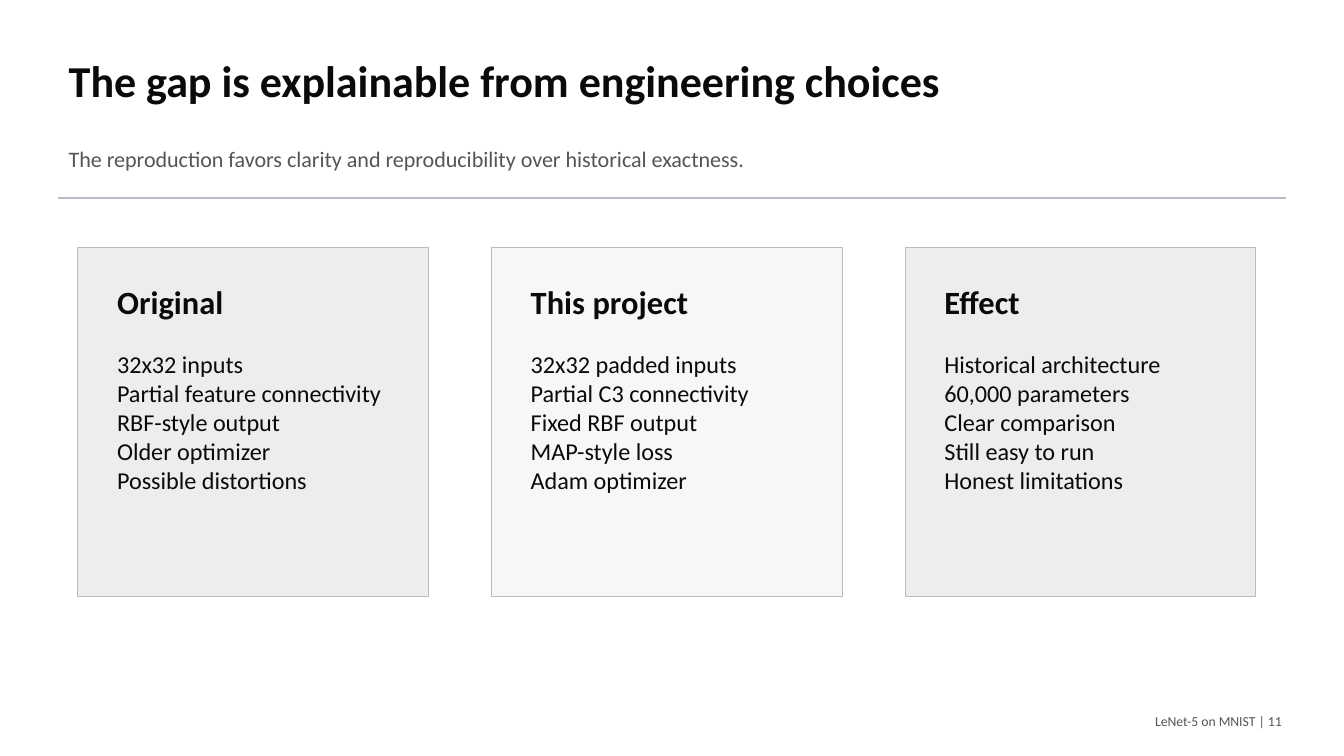
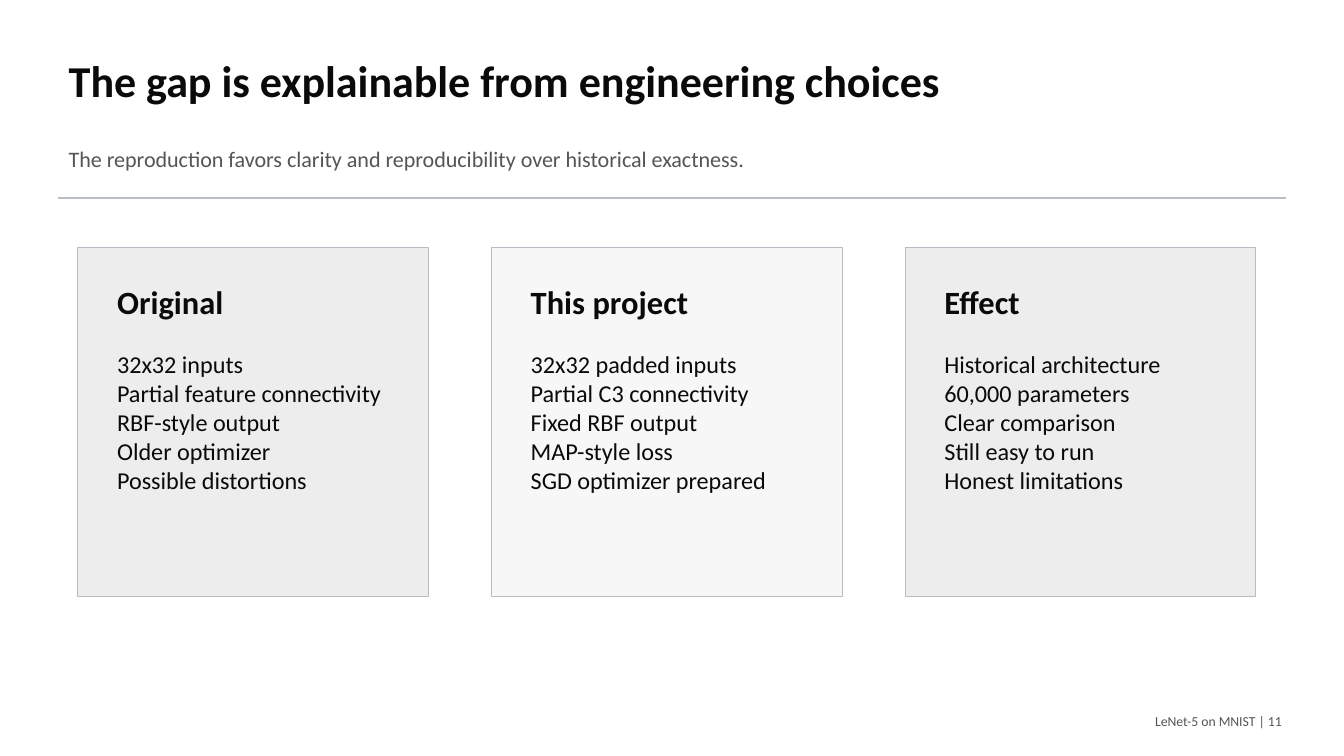
Before and after one commit to macbehnke/NN_funds_project, a slide deck: slide 11 of slides/LeNet5_MNIST_Final_Presentation.pptx. Drawn at 1344x756 pixels with LibreOffice and Linux fonts; fonts in the diff are those of the drawing. Boxes give left, top, right and bottom in pixels: in the first picture for what was removed or moved away, otherwise in the second. Text is boxed around its words. In the diff, an @@ line names an element or a change of style, - is before the commit and + after.

Commit message:
Add historical SGD optimizer option

```diff
--- a/slides/LeNet5_MNIST_Final_Presentation.pptx
+++ b/slides/LeNet5_MNIST_Final_Presentation.pptx
@@ text at (531,472,766,493): text changed @@
-Adam optimizer
+SGD optimizer prepared
```
Also in this commit, not shown: 2 other slides changed, 6 other files.
